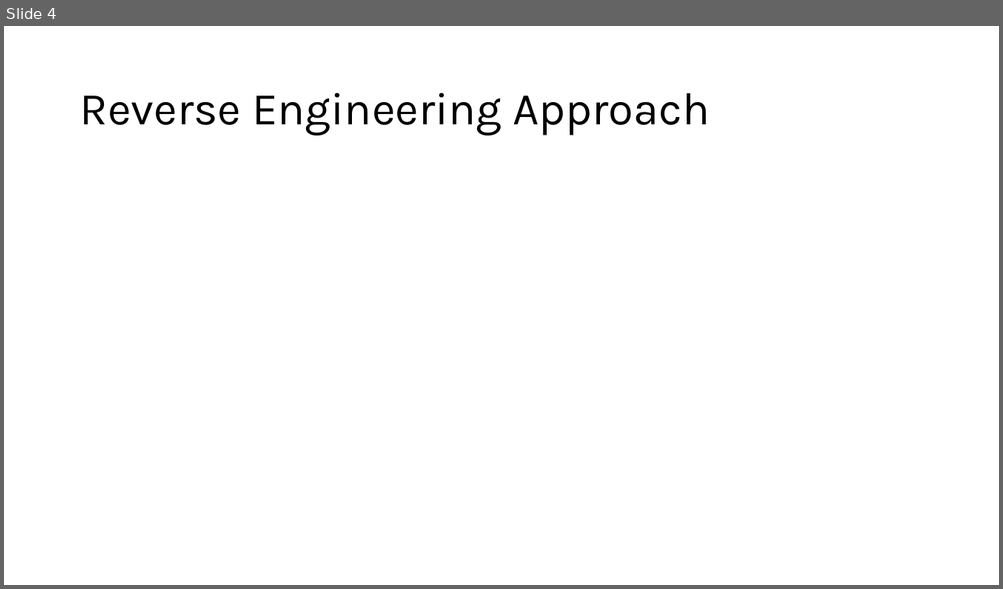
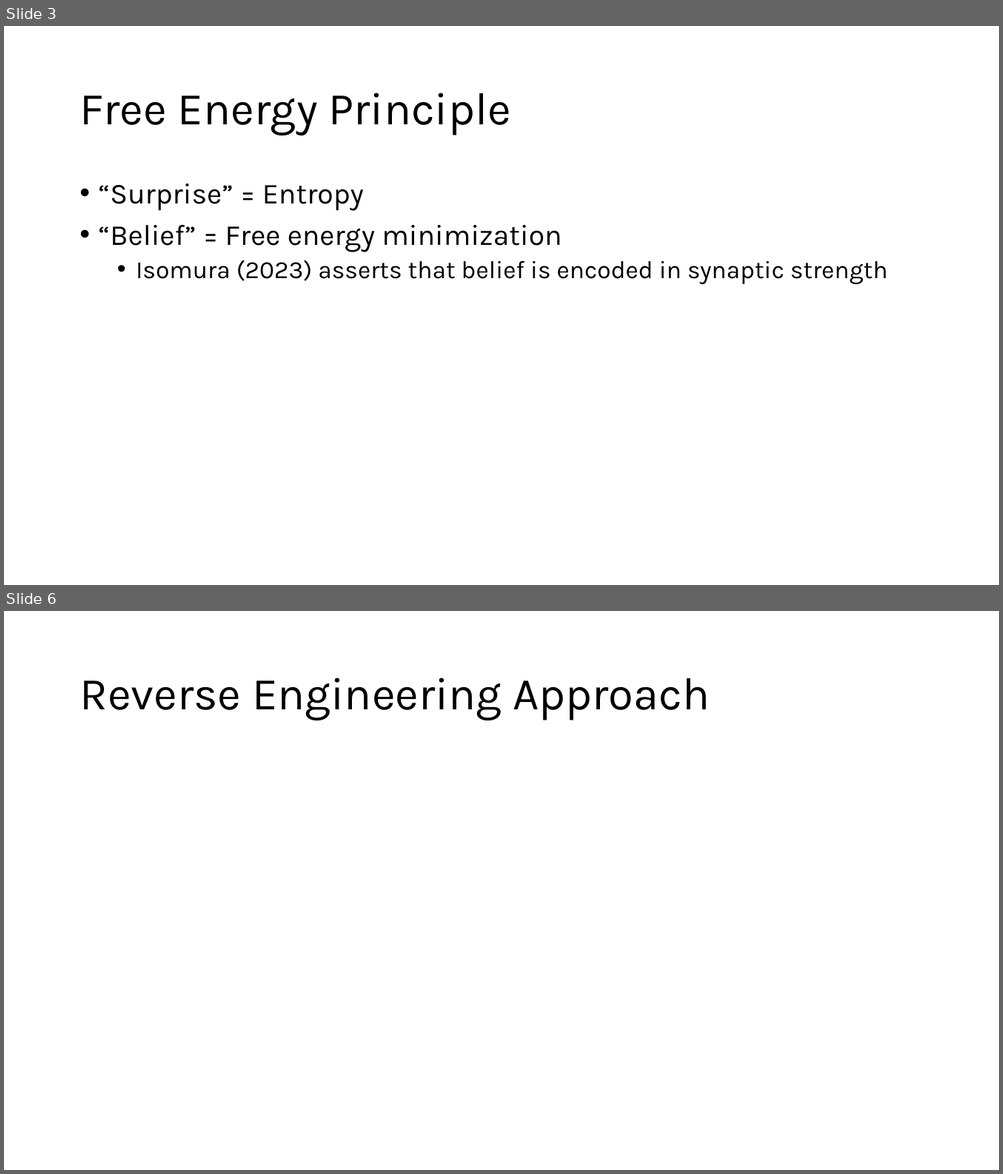
Before and after one commit to nghess/cnjc, a slide deck: in_vitro_free_energy/free_energy.pptx. Shown one above the other, each under a label of ours: slide 4 before the commit, slides 3 and 6 after it; the slides between them are not shown. The pictures are 1003x589 and 1003x1174 pixels, drawn with LibreOffice and Linux fonts; fonts in the diff are those of the drawing. Boxes give left, top, right and bottom in pixels: in the first picture for what was removed or moved away, otherwise in the second. Text is boxed around its words. In the diff, an @@ line names an element or a change of style, - is before the commit and + after.

```diff
--- a/in_vitro_free_energy/free_energy.pptx
+++ b/in_vitro_free_energy/free_energy.pptx
@@ slide 3 added at [4,26,999,585], background #FFFFFF @@
@@ title added at [79,93,511,136], 44 pt, text #000000 @@
+Free Energy Principle
@@ text added at [99,184,888,284], 24 pt, text #000000 @@
+• “Surprise” = Entropy
+• “Belief” = Free energy minimization
+  • Isomura (2023) asserts that belief is encoded in synaptic strength
@@ what was slide 4 is now slide 6 @@
```
Also in this commit, not shown: 1 slide changed, 1 other slide added, 1 other file.
